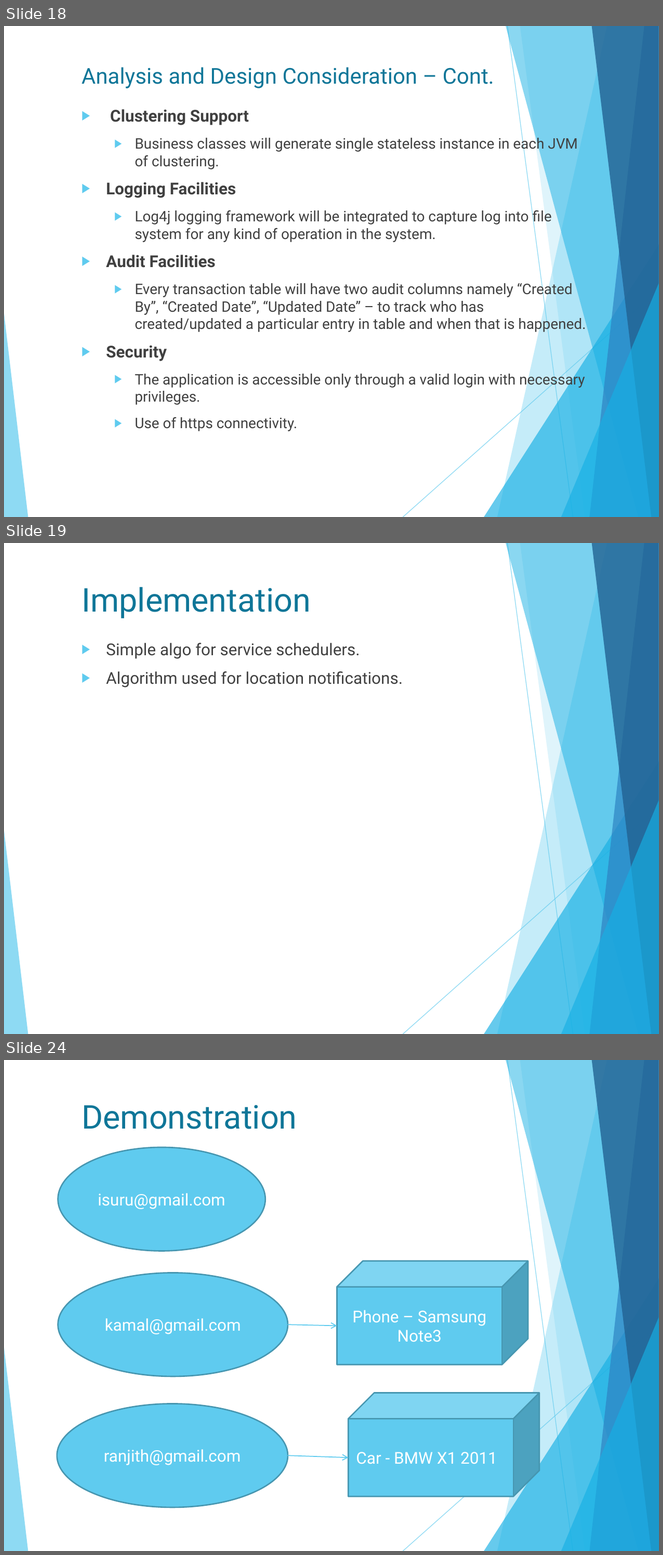
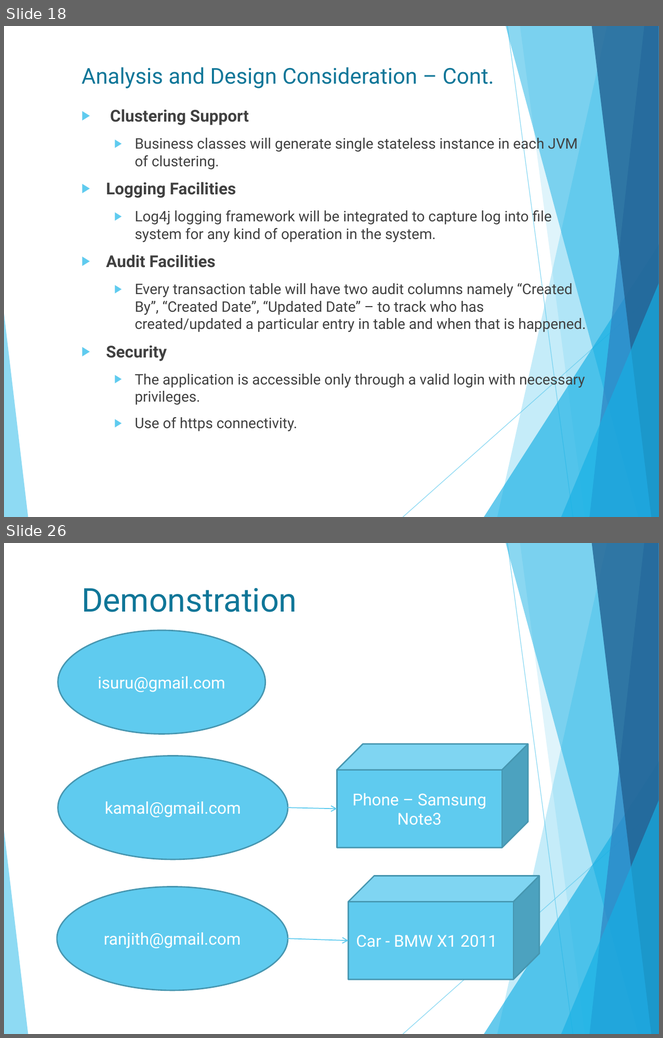
Before and after one commit to isurudewasurendra/SappuSavari, a slide deck: documentation/Location Based Mobile Marketing System.pptx. Shown one above the other, each under a label of ours: slides 18, 19 and 24 before the commit, slides 18 and 26 after it; the slides between them are not shown. The pictures are 663x1555 and 663x1038 pixels, drawn with LibreOffice and Linux fonts; fonts in the diff are those of the drawing. Boxes give left, top, right and bottom in pixels: in the first picture for what was removed or moved away, otherwise in the second. Text is boxed around its words. In the diff, an @@ line names an element or a change of style, - is before the commit and + after.

```diff
--- a/documentation/Location Based Mobile Marketing System.pptx
+++ b/documentation/Location Based Mobile Marketing System.pptx
@@ slide 19 removed at bbox=[4, 543, 659, 1034], background #FFFFFF; not listed: 10 template elements that a slide beside it also shows @@
@@ title removed at bbox=[81, 587, 311, 618] @@
-Implementation
@@ text removed at bbox=[106, 643, 403, 688] @@
-▶ Simple algo for service schedulers.
-▶ Algorithm used for location notifications.
@@ what was slide 24 is now slide 26 @@
```
Also in this commit, not shown: 5 slides changed, 3 slides added, 8 other files.
